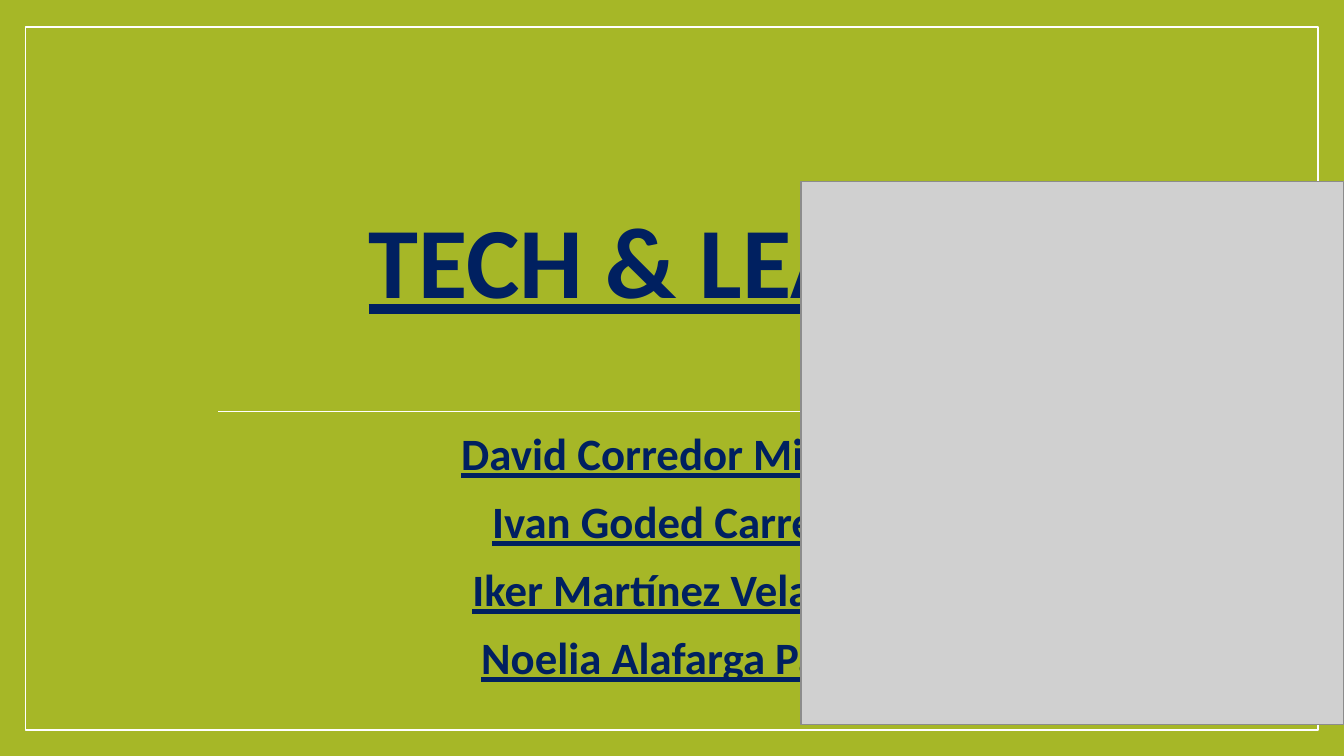
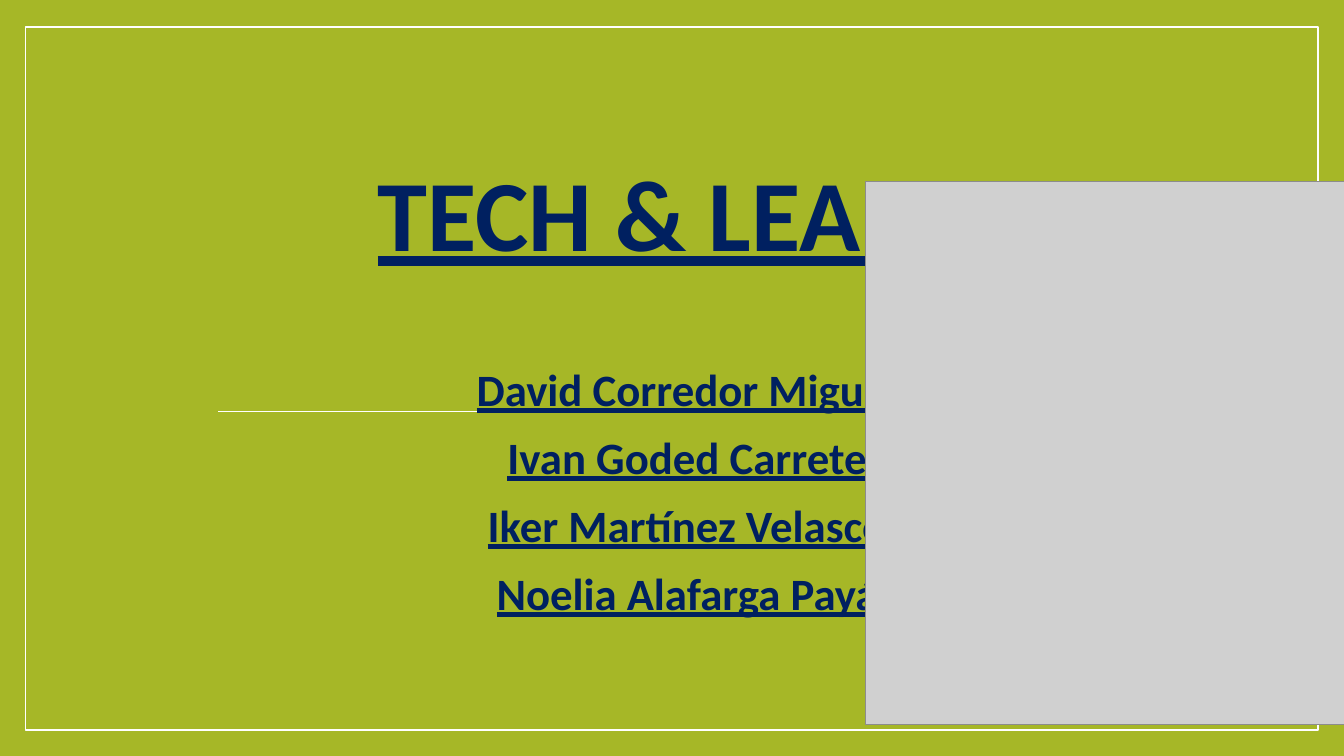
Before and after one commit to DavidCorredorMiguel/proyectogrupo2, a slide deck: slide 1 of Presentacion Tech Learn.pptx. Drawn at 1344x756 pixels with LibreOffice and Linux fonts; fonts in the diff are those of the drawing; grey boxes stand for pictures. Boxes give left, top, right and bottom in pixels: in the first picture for what was removed or moved away, otherwise in the second. Text is boxed around its words. In the diff, an @@ line names an element or a change of style, - is before the commit and + after.

```diff
--- a/Presentacion Tech Learn.pptx
+++ b/Presentacion Tech Learn.pptx
@@ title "TECH & LEARN": place and size @@
-title "TECH & LEARN" at bbox=[369, 215, 974, 322]
+title "TECH & LEARN" at bbox=[378, 167, 983, 274]
@@ picture: place and size @@
-picture at bbox=[802, 181, 1344, 725]
+picture at bbox=[866, 181, 1344, 725]
@@ subtitle "David Corredor Miguel": place and size @@
-subtitle "David Corredor Miguel" at bbox=[461, 433, 882, 686]
+subtitle "David Corredor Miguel" at bbox=[477, 368, 897, 621]
@@ subtitle "David Corredor Miguel" at bbox=[477, 368, 897, 621]: indent changed @@
@@ line (218, 411) - (1125, 411): stroke #FFFFFF 0.79 pt to #FFFFFF 0.75 pt @@
```
Also in this commit, not shown: 20 other slides changed, 6 slides added, 6 other files.
